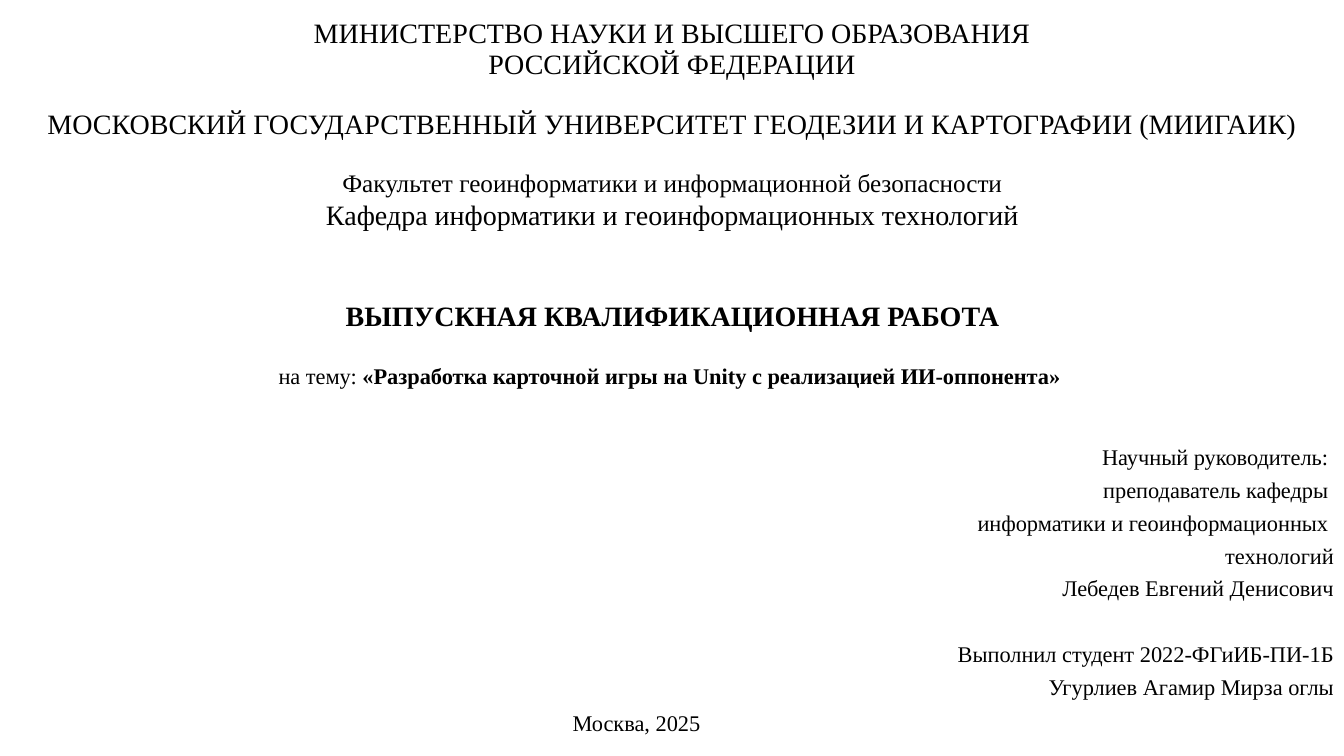
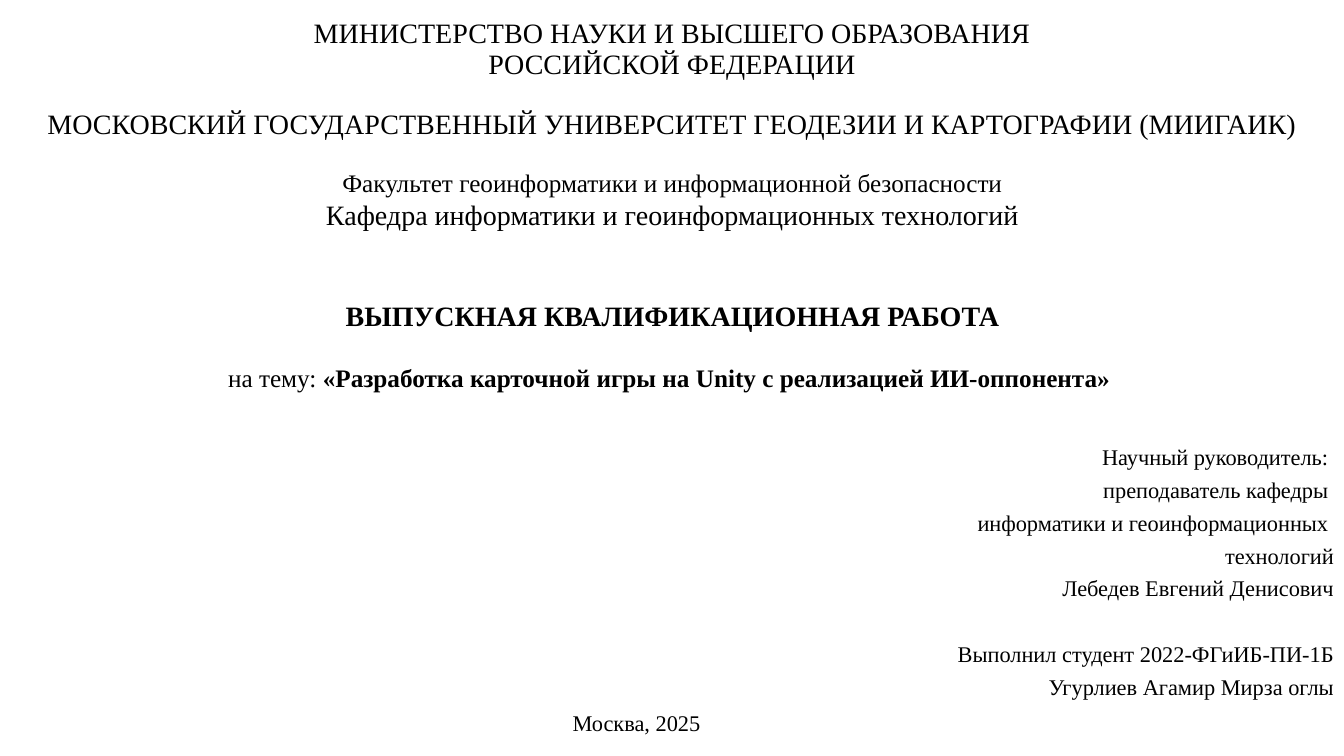
Before and after one commit to Owl-Man/ISPM, a slide deck: slide 1 of УПИС_Задание_№10/Презентация Diceville.pptx. Drawn at 1344x756 pixels with LibreOffice and Linux fonts; fonts in the diff are those of the drawing; background and template pictures are left out. Boxes give left, top, right and bottom in pixels: in the first picture for what was removed or moved away, otherwise in the second. Text is boxed around its words. In the diff, an @@ line names an element or a change of style, - is before the commit and + after.

```diff
--- a/УПИС_Задание_№10/Презентация Diceville.pptx
+++ b/УПИС_Задание_№10/Презентация Diceville.pptx
@@ text at (228, 369, 1110, 393): size 16 to 18 pt in "на тему: «Разработка карточной игры на Unity ..." @@
```
Also in this commit, not shown: 10 slides added, 1 slide removed.
